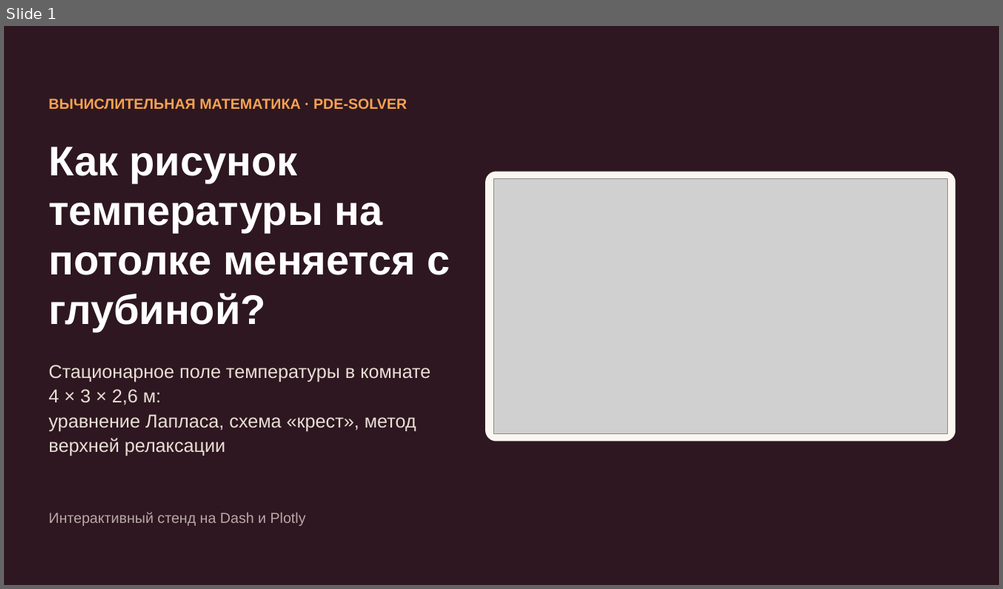
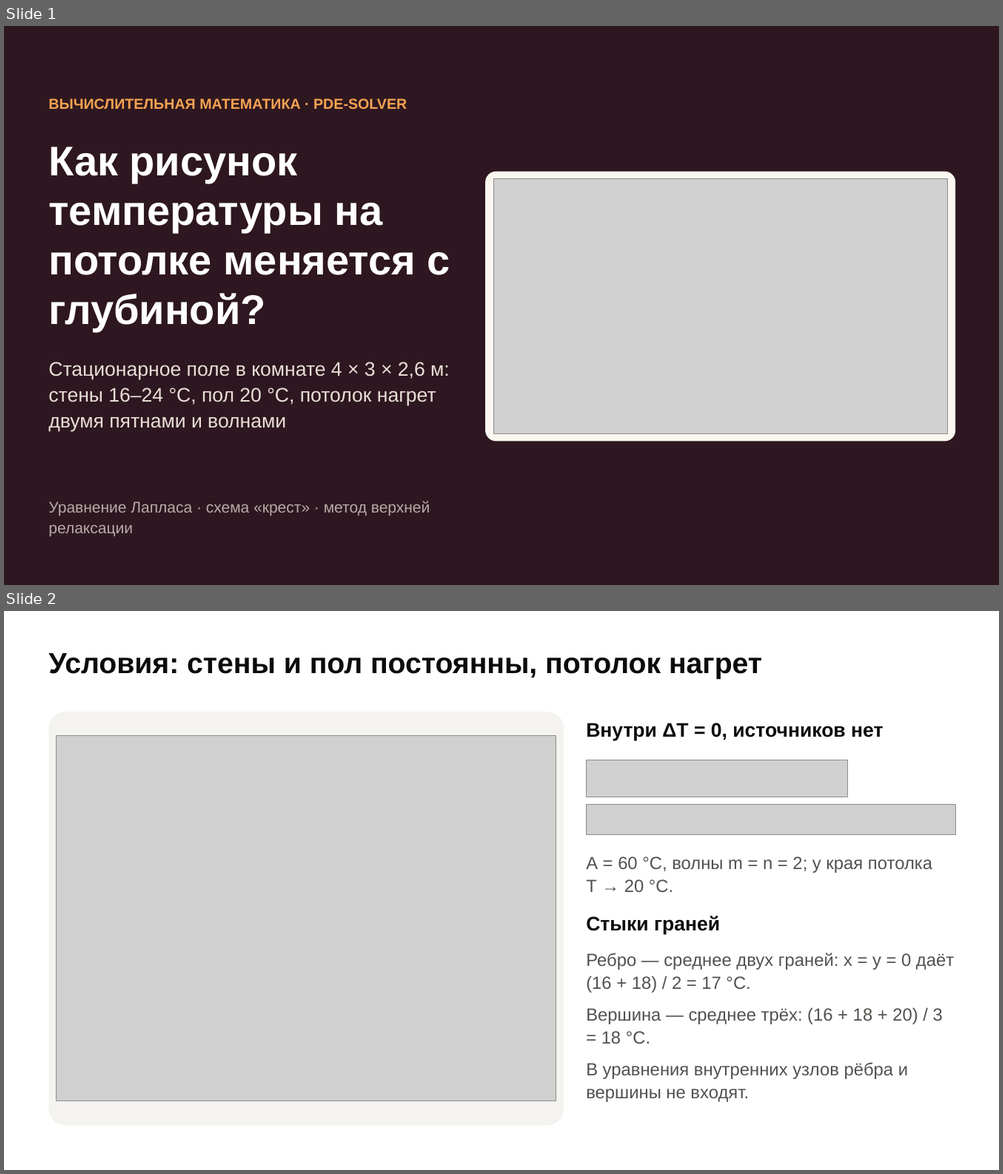
Before and after one commit to terMorel/computational-mathematics, a slide deck: PDE-Solver/presentation/PDE-Solver.pptx. Shown one above the other, each under a label of ours: slide 1 before the commit, slides 1 and 2 after it. The pictures are 1003x589 and 1003x1174 pixels, drawn with LibreOffice and Linux fonts; fonts in the diff are those of the drawing; grey boxes stand for pictures. Boxes give left, top, right and bottom in pixels: in the first picture for what was removed or moved away, otherwise in the second. Text is boxed around its words. In the diff, an @@ line names an element or a change of style, - is before the commit and + after.

```diff
--- a/PDE-Solver/presentation/PDE-Solver.pptx
+++ b/PDE-Solver/presentation/PDE-Solver.pptx
@@ slide 2 added at box(4, 611, 999, 1170), background #FFFFFF @@
@@ text added at box(48, 653, 762, 679), 28 pt, text #0B0B0B, bold @@
+Условия: стены и пол постоянны, потолок нагрет
@@ rounded rectangle added at box(48, 712, 563, 1126), fill #F4F3EF @@
@@ picture added at box(57, 735, 556, 1101) @@
@@ text added at box(586, 723, 882, 741), 19 pt, text #0B0B0B, bold @@
+Внутри ΔT = 0, источников нет
@@ picture added at box(586, 760, 847, 797) @@
@@ picture added at box(586, 805, 956, 835) @@
@@ text added at box(586, 857, 932, 892), 17 pt, text #52514E @@
+A = 60 °C, волны m = n = 2; у края потолка T → 20 °C.
@@ text added at box(586, 916, 720, 935), 19 pt, text #0B0B0B, bold @@
+Стыки граней
@@ text added at box(586, 953, 953, 1102), 17 pt, text #52514E @@
+Ребро — среднее двух граней: x = y = 0 даёт (16 + 18) / 2 = 17 °C.
+Вершина — среднее трёх: (16 + 18 + 20) / 3 = 18 °C.
+В уравнения внутренних узлов рёбра и вершины не входят.
@@ slide 1 changed as well @@
@@ text at box(48, 362, 449, 432): text changed; size 18 to 19 pt @@
-Стационарное поле температуры в комнате 4 × 3 × 2,6 м:
-уравнение Лапласа, схема «крест», метод верхней релаксации
+Стационарное поле в комнате 4 × 3 × 2,6 м: стены 16–24 °C, пол 20 °C, потолок нагрет двумя пятнами и волнами
@@ text at box(48, 501, 430, 537): text changed; size 14 to 15 pt @@
-Интерактивный стенд на Dash и Plotly
+Уравнение Лапласа · схема «крест» · метод верхней релаксации
```
Also in this commit, not shown: 1 other slide changed, 6 other slides added, 7 slides removed, 12 other files.
